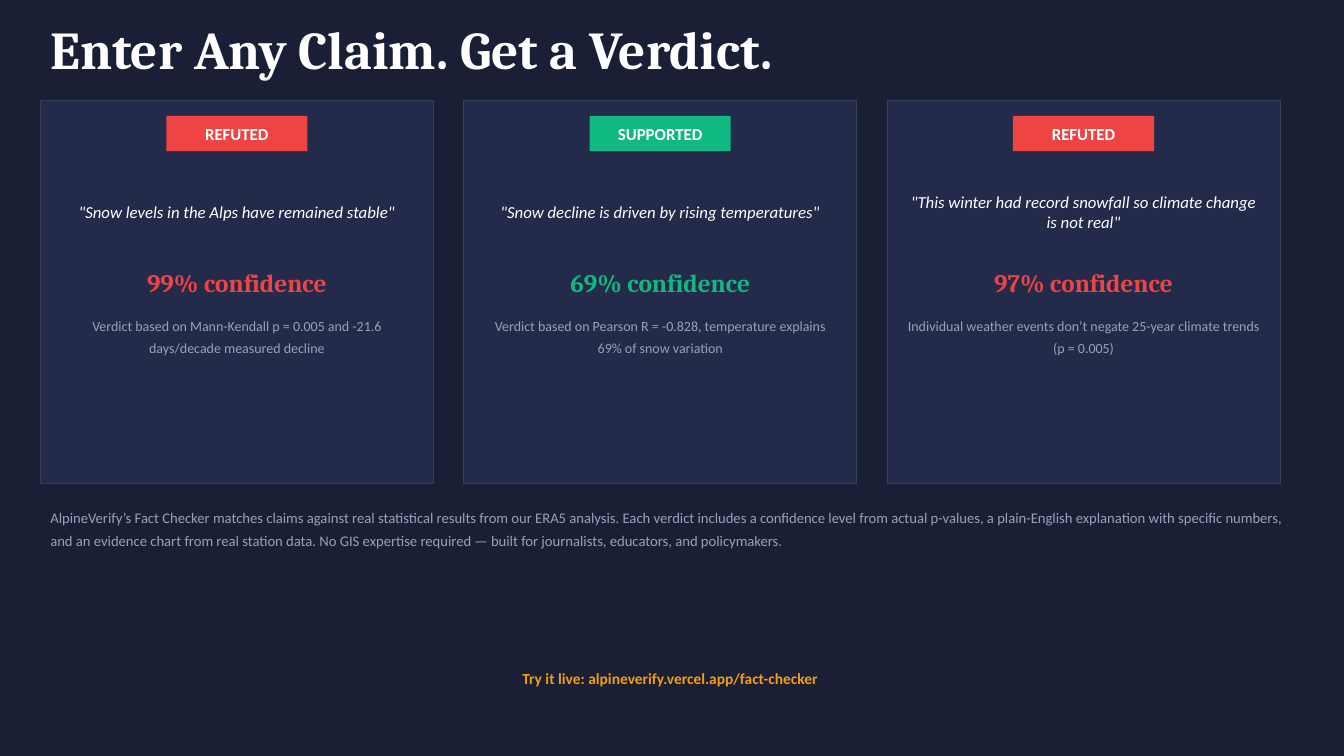
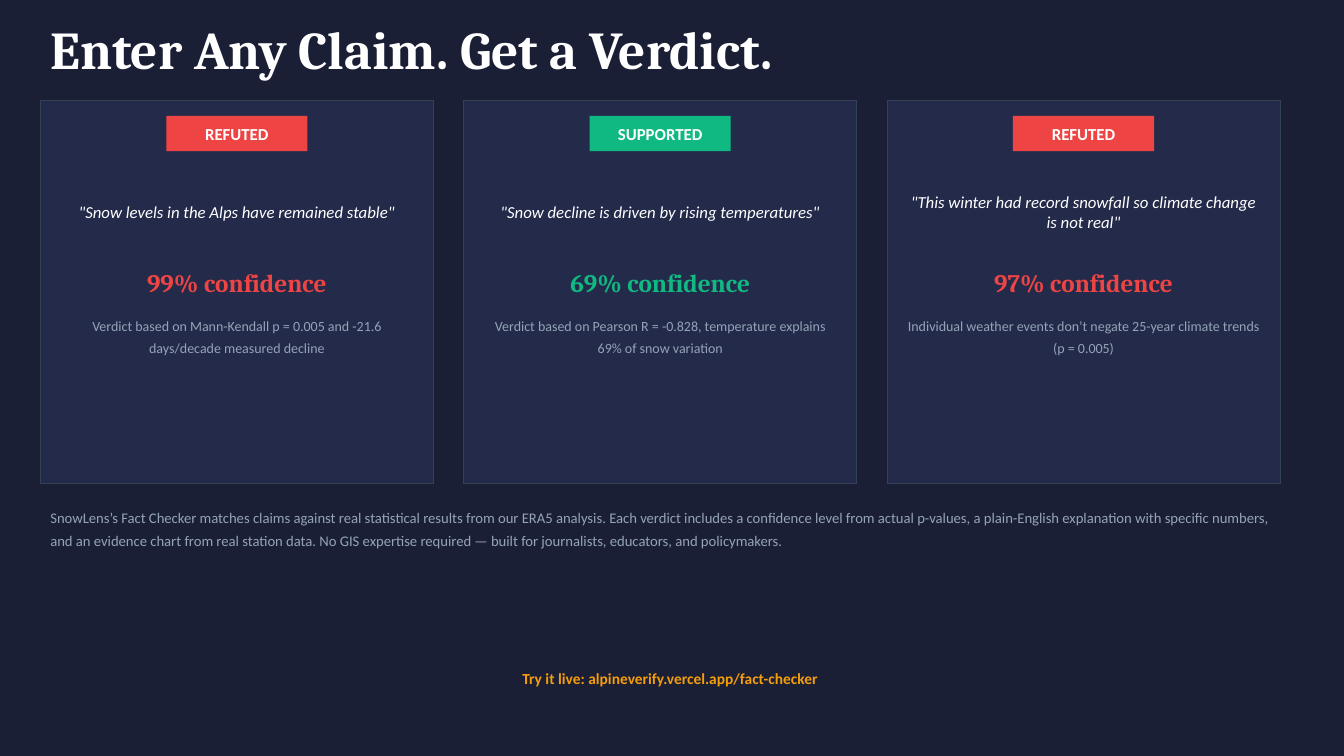
Before and after one commit to Samudyata/alpine_verify, a slide deck: slide 10 of AIB_03_00_SLIDES_ASU.pptx. Drawn at 1344x756 pixels with LibreOffice and Linux fonts; fonts in the diff are those of the drawing. Boxes give left, top, right and bottom in pixels: in the first picture for what was removed or moved away, otherwise in the second. Text is boxed around its words. In the diff, an @@ line names an element or a change of style, - is before the commit and + after.

Commit message:
rename: AlpineVerify → SnowLens

```diff
--- a/AIB_03_00_SLIDES_ASU.pptx
+++ b/AIB_03_00_SLIDES_ASU.pptx
@@ text at bbox=[50, 513, 1268, 549]: text changed @@
-AlpineVerify’s Fact Checker matches claims against real statistical results from our ERA5 analysis. Each verdict includes a confidence level from actual p-values, a plain-English explanation with specific numbers, and an evidence chart from real station data. No GIS expertise required — built for journalists, educators, and policymakers.
+SnowLens’s Fact Checker matches claims against real statistical results from our ERA5 analysis. Each verdict includes a confidence level from actual p-values, a plain-English explanation with specific numbers, and an evidence chart from real station data. No GIS expertise required — built for journalists, educators, and policymakers.
```
Also in this commit, not shown: 4 other slides changed, 9 other files.
